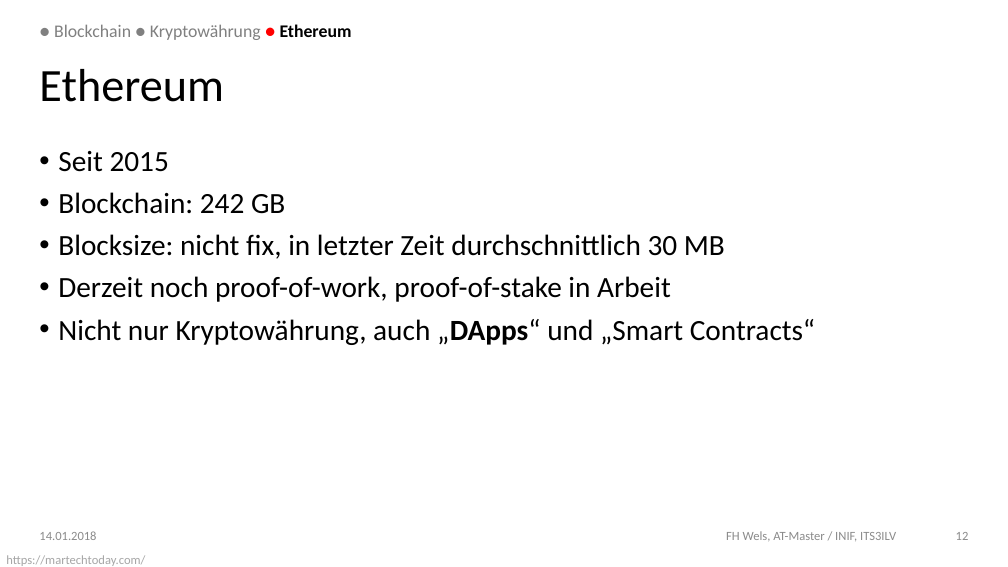
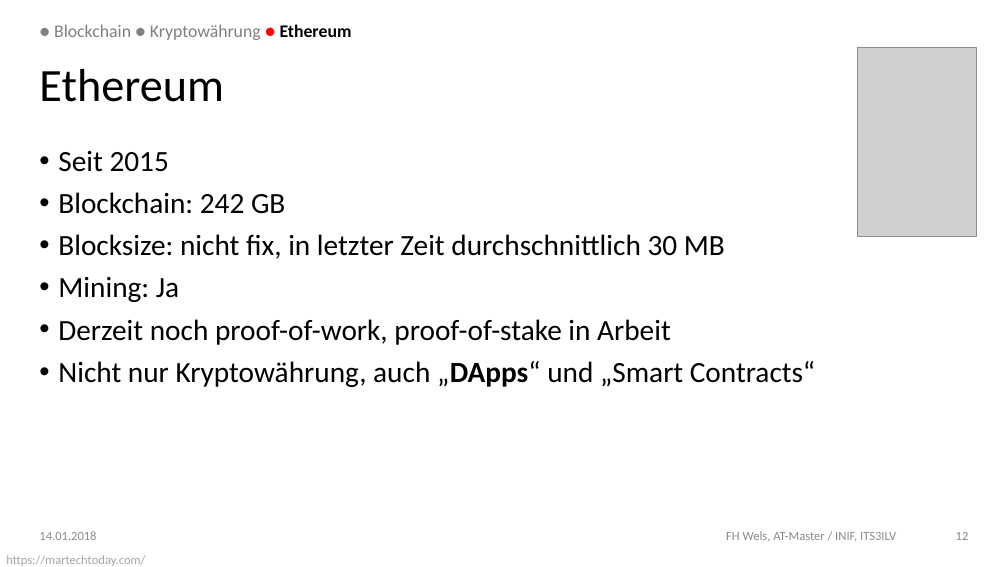
Before and after one commit to DoSchoe/ITS, a slide deck: slide 12 of Präsentation/Blockchain – Technologie.pptx. Drawn at 1008x567 pixels with LibreOffice and Linux fonts; fonts in the diff are those of the drawing; grey boxes stand for pictures; background and template pictures are left out. Boxes give left, top, right and bottom in pixels: in the first picture for what was removed or moved away, otherwise in the second. Text is boxed around its words. In the diff, an @@ line names an element or a change of style, - is before the commit and + after.

```diff
--- a/Präsentation/Blockchain – Technologie.pptx
+++ b/Präsentation/Blockchain – Technologie.pptx
@@ picture added at (858, 47, 976, 236) @@
@@ text at (58, 277, 179, 302): paragraph added @@
+• Mining: Ja
```
Also in this commit, not shown: 5 other slides changed, 1 slide added.
